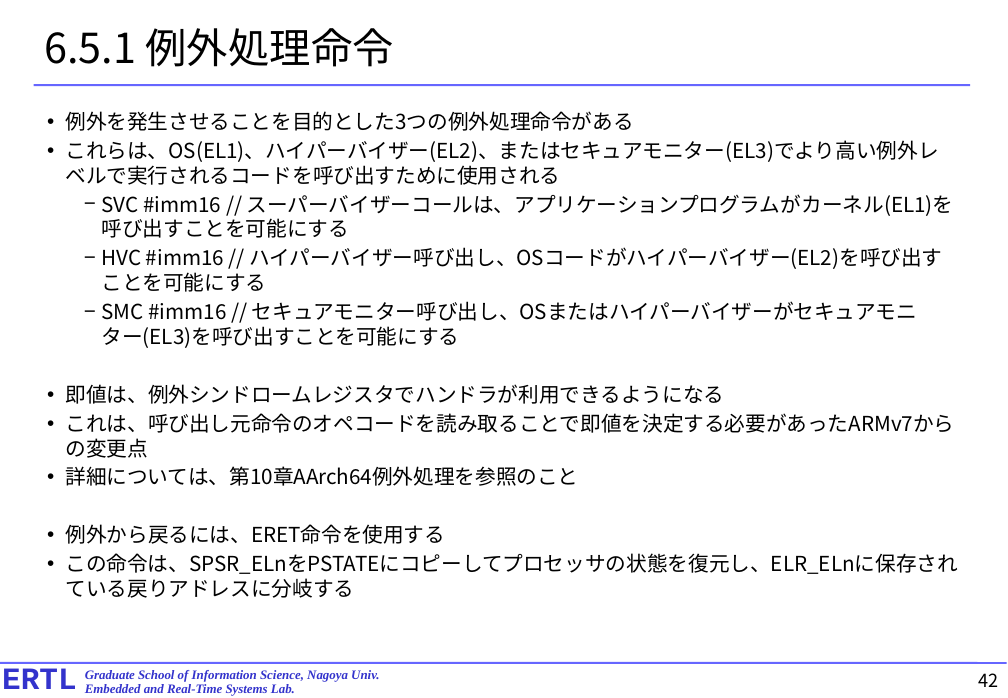
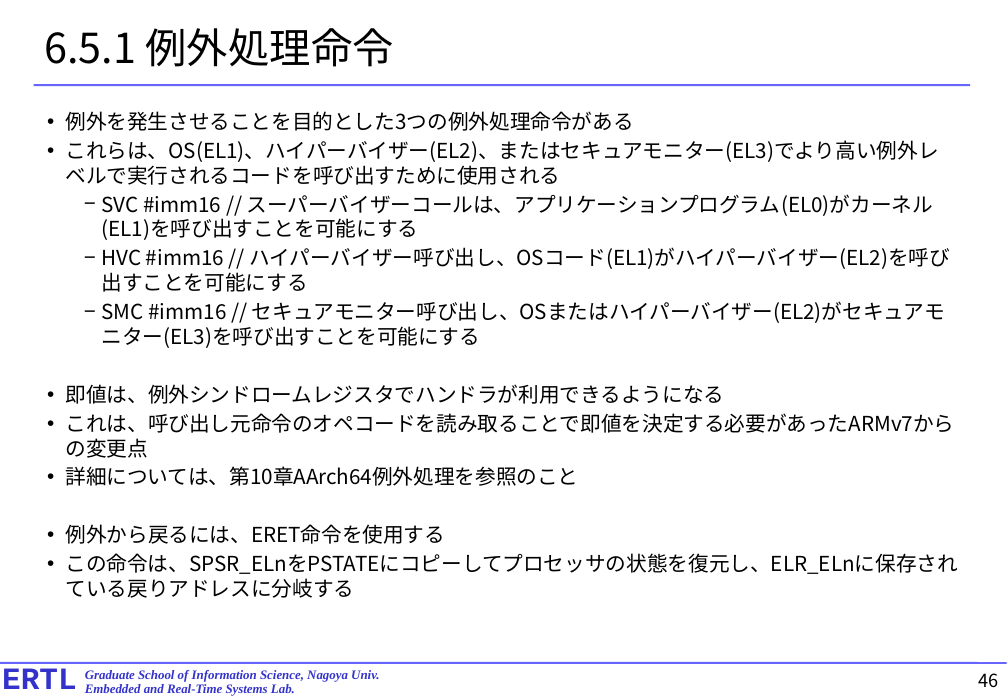
Before and after one commit to exshonda/arm64_basic, a slide deck: slide 46 of text/4.chapter6.pptx (slide 42 before the commit). Drawn at 1008x698 pixels with LibreOffice and Linux fonts; fonts in the diff are those of the drawing. Boxes give left, top, right and bottom in pixels: in the first picture for what was removed or moved away, otherwise in the second. Text is boxed around its words. In the diff, an @@ line names an element or a change of style, - is before the commit and + after.

```diff
--- a/text/4.chapter6.pptx
+++ b/text/4.chapter6.pptx
@@ text at [102,194,950,348]: text changed @@
-  − SVC #imm16 // スーパーバイザーコールは、アプリケーションプログラムがカーネル(EL1)を呼び出すことを可能にする
-  − HVC #imm16 // ハイパーバイザー呼び出し、OSコードがハイパーバイザー(EL2)を呼び出すことを可能にする
-  − SMC #imm16 // セキュアモニター呼び出し、OSまたはハイパーバイザーがセキュアモニター(EL3)を呼び出すことを可能にする
+  − SVC #imm16 // スーパーバイザーコールは、アプリケーションプログラム(EL0)がカーネル(EL1)を呼び出すことを可能にする
+  − HVC #imm16 // ハイパーバイザー呼び出し、OSコード(EL1)がハイパーバイザー(EL2)を呼び出すことを可能にする
+  − SMC #imm16 // セキュアモニター呼び出し、OSまたはハイパーバイザー(EL2)がセキュアモニター(EL3)を呼び出すことを可能にする
@@ page number at [979,673,999,688]: text changed @@
-42
+46
```
Also in this commit, not shown: 23 other slides changed, 4 slides added.
